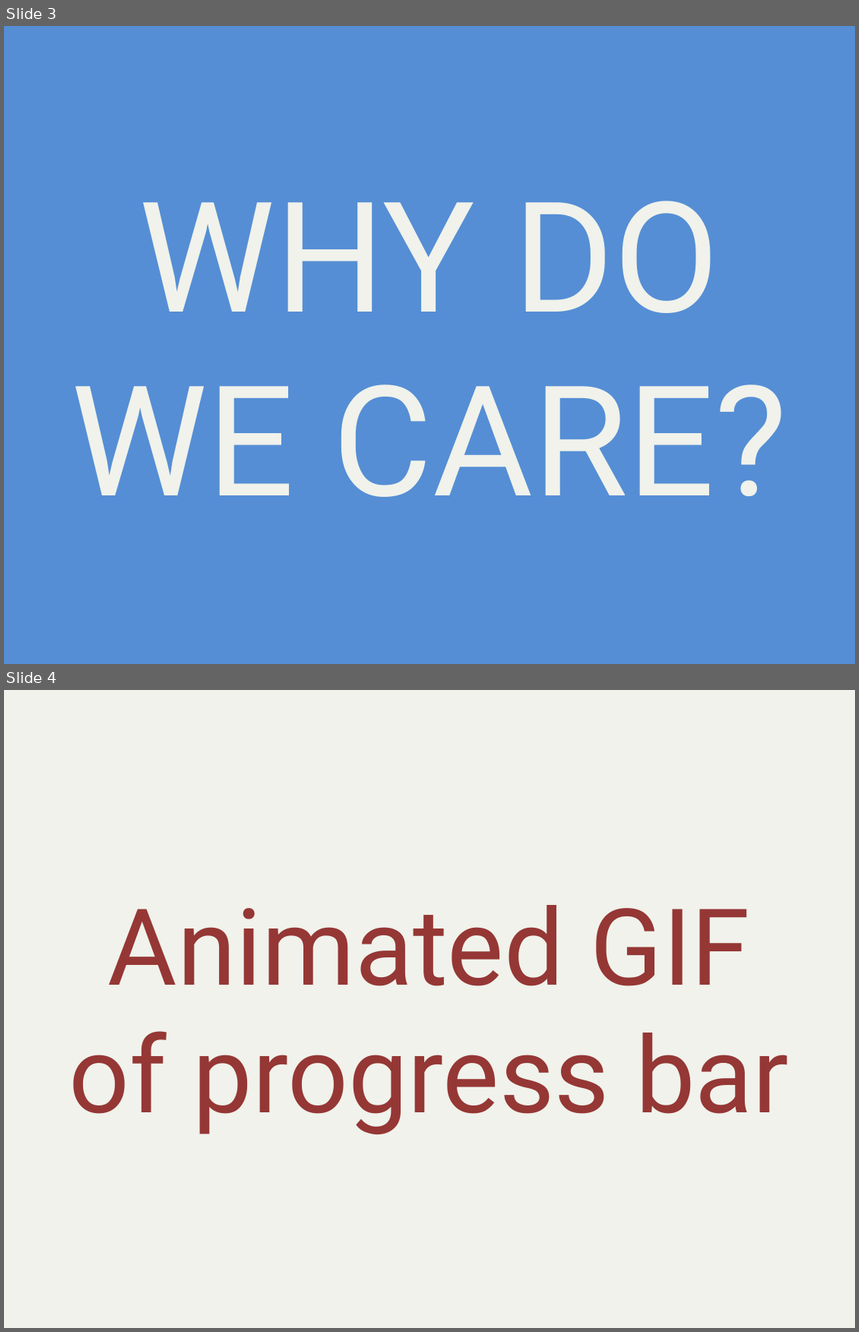
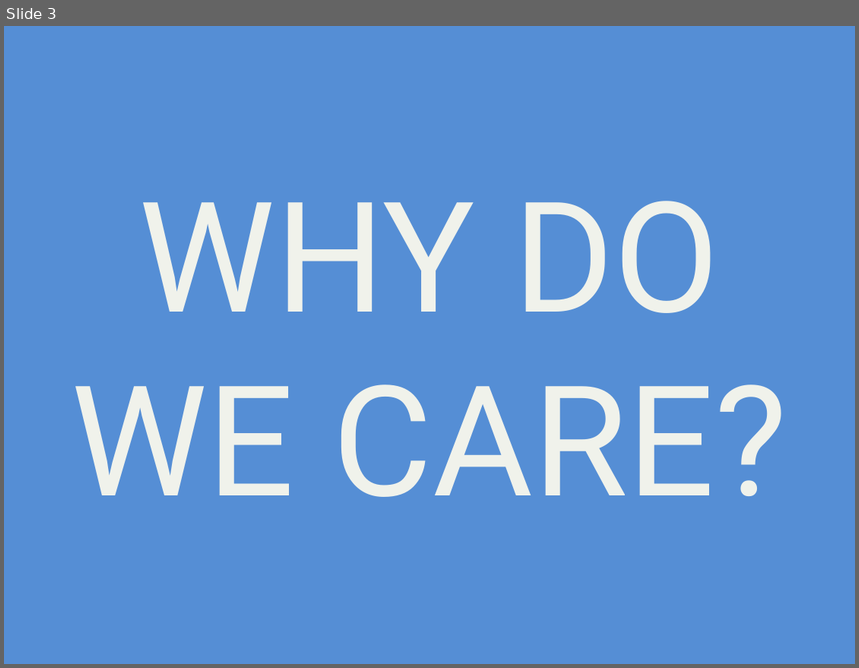
Before and after one commit to alani/Talks, a slide deck: SignalR-Intro/SignalRIntro.pptx. Shown one above the other, each under a label of ours: slides 3 and 4 before the commit, slide 3 after it. The pictures are 859x1332 and 859x668 pixels, drawn with LibreOffice and Linux fonts; fonts in the diff are those of the drawing. Boxes give left, top, right and bottom in pixels: in the first picture for what was removed or moved away, otherwise in the second. Text is boxed around its words. In the diff, an @@ line names an element or a change of style, - is before the commit and + after.

```diff
--- a/SignalR-Intro/SignalRIntro.pptx
+++ b/SignalR-Intro/SignalRIntro.pptx
@@ slide 4 removed at bbox=[4, 690, 855, 1328], background #F0F2EB @@
@@ title removed at bbox=[69, 905, 789, 1135] @@
-Animated GIF of progress bar
```
Also in this commit, not shown: 10 slides changed, 6 slides added, 4 other slides removed, 3 other files.
